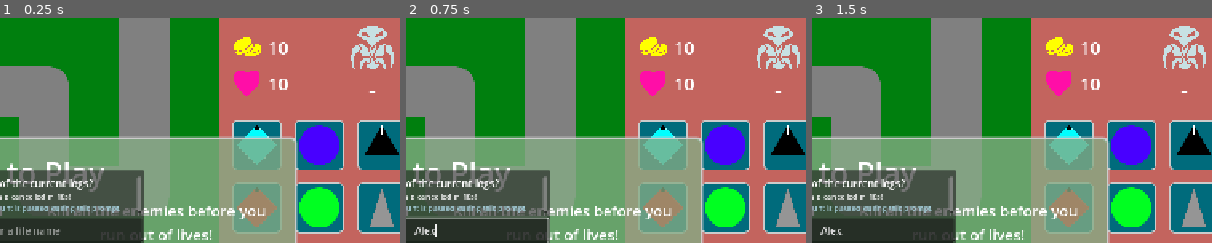
Above: before the commit, frames 1-3 (left to right).
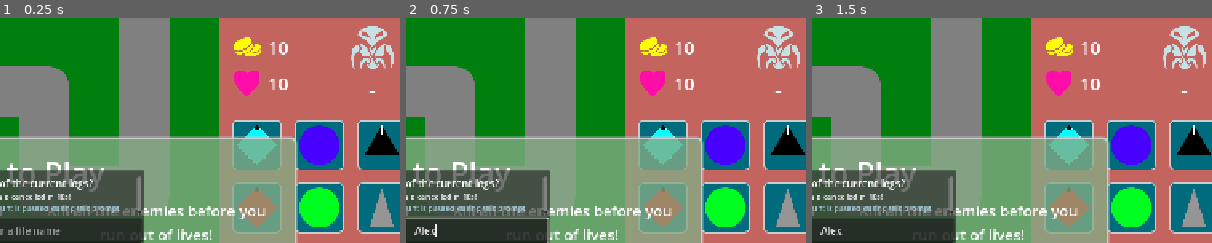
Above: after the commit, the same moments.

Repository: phrasmotica/godot-tower-defence
Game: Godot game, scene res://scenes/game.tscn
Same seed, same stepped clock (60 frames per second), same inputs: the game is played once before the commit and once after it.
Inputs (mouse positions are % of the whole screen's width and height, from its top left):
- Up to frame 1 (0.25 s): no input
- Up to frame 2 (0.75 s): click (50, 48) at 0.52 s; type "Alex" at 0.6 s
- Up to frame 3 (1.5 s): click "Confirm" at 1.25 s
The pictures show only the part of the screen within x 48-98%, y 0-50%; the shares and areas given below are measured in that part.

The runs differ from the first frame. In frame 1, 0.2% of the frame differs, in the area x 59-98%, y 3-25%; in frame 2, 0.2%; in frame 3, 0.2%.
Error in both runs: Trying to assign value of type 'Nil' to a variable of type 'Array'. (res://addons/GoLogger/Log.gd:296)

Commit message:
Add alpha mix parameter to UI icon shader

Diff:
--- a/scenes/ui/amount_label.tscn
+++ b/scenes/ui/amount_label.tscn
@@ -8,6 +8,7 @@
 resource_local_to_scene = true
 shader = ExtResource("4_pbv33")
 shader_parameter/alpha_threshold = 0.1
+shader_parameter/alpha_mix = 0.0
 shader_parameter/replacement_colour = Color(1, 1, 1, 1)
 
 [node name="AmountLabel" type="HBoxContainer"]
--- a/scenes/ui/ui_icon.gdshader
+++ b/scenes/ui/ui_icon.gdshader
@@ -1,14 +1,16 @@
 shader_type canvas_item;
 
 uniform float alpha_threshold:hint_range(0.0, 1.0);
+uniform float alpha_mix:hint_range(0.0, 1.0);
 uniform vec4 replacement_colour:source_color = vec4(1.0);
 
 void fragment() {
 	// 1.0 if alpha is above threshold, else 0.0
 	float alpha_factor = step(alpha_threshold, COLOR.a);
+	vec3 rgb = mix(COLOR.rgb, replacement_colour.rgb, alpha_factor);
 
-	COLOR = vec4(
-		mix(COLOR.rgb, replacement_colour.rgb, alpha_factor),
-		alpha_factor
-	);
+	// lerp between COLOR.a and 1.0
+	float alpha = alpha_factor * mix(COLOR.a, 1.0, alpha_mix);
+
+	COLOR = vec4(rgb, alpha);
 }
